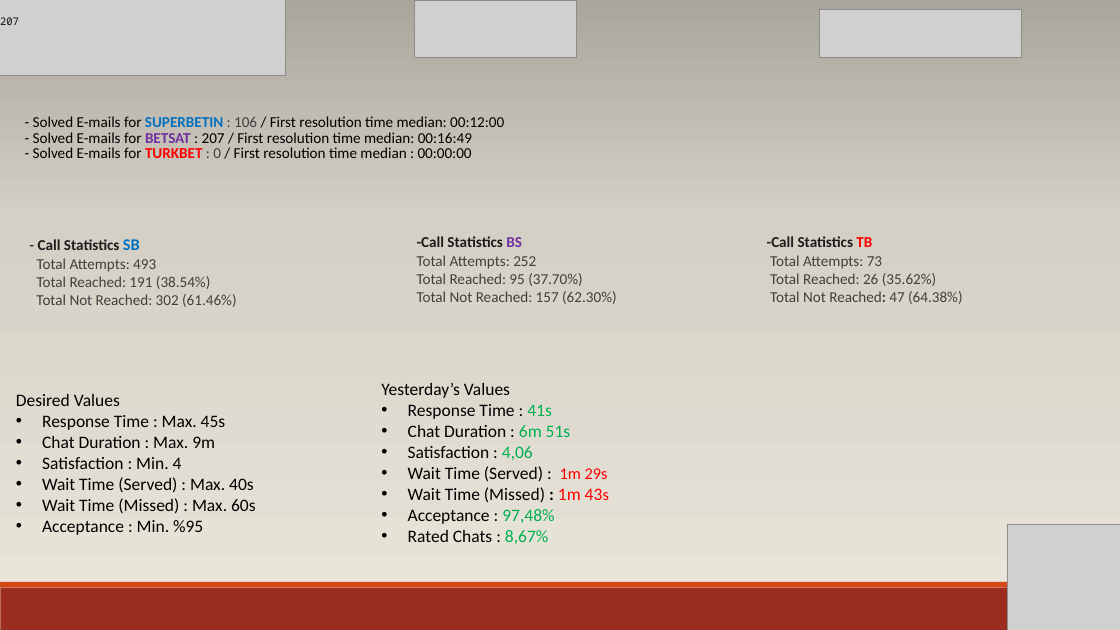
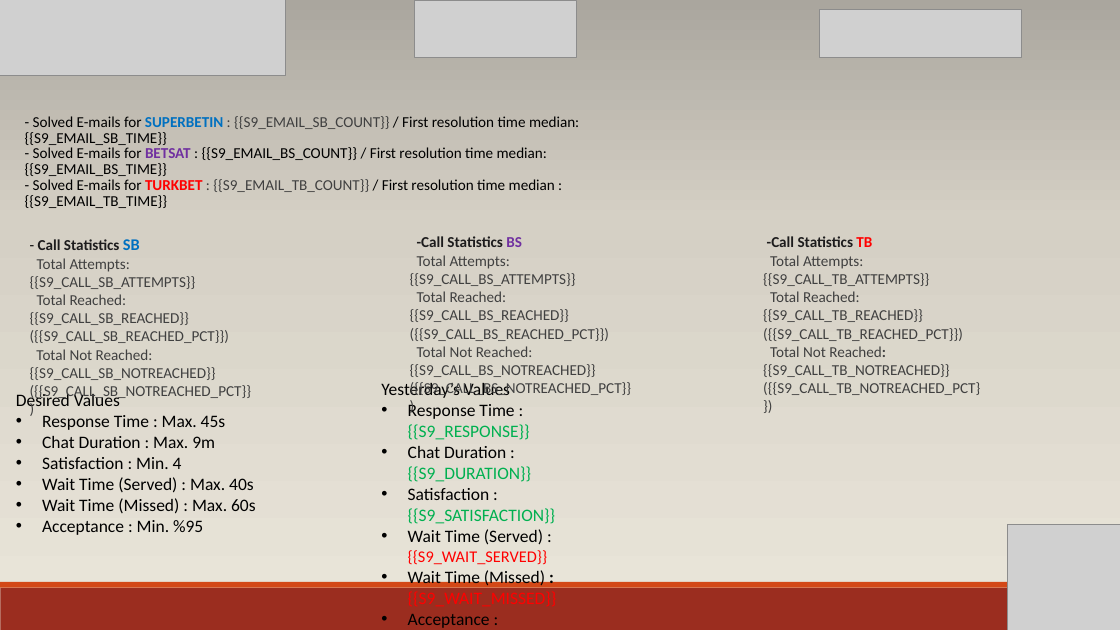
Before and after one commit to erhanbs70/poligon-chat-analyzer, a slide deck: slide 9 of pptx-report/template.pptx. Drawn at 1120x630 pixels with LibreOffice and Linux fonts; fonts in the diff are those of the drawing; grey boxes stand for pictures. Boxes give left, top, right and bottom in pixels: in the first picture for what was removed or moved away, otherwise in the second. Text is boxed around its words. In the diff, an @@ line names an element or a change of style, - is before the commit and + after.

```diff
--- a/pptx-report/template.pptx
+++ b/pptx-report/template.pptx
@@ text removed at [0,17,19,25] @@
-207
@@ text at [25,116,579,208]: text changed @@
-  - Solved E-mails for SUPERBETIN : 106 / First resolution time median: 00:12:00
-  - Solved E-mails for BETSAT : 207 / First resolution time median: 00:16:49
-  - Solved E-mails for TURKBET : 0 / First resolution time median : 00:00:00
+  - Solved E-mails for SUPERBETIN : {{S9_EMAIL_SB_COUNT}} / First resolution time median: {{S9_EMAIL_SB_TIME}}
+  - Solved E-mails for BETSAT : {{S9_EMAIL_BS_COUNT}} / First resolution time median: {{S9_EMAIL_BS_TIME}}
+  - Solved E-mails for TURKBET : {{S9_EMAIL_TB_COUNT}} / First resolution time median : {{S9_EMAIL_TB_TIME}}
@@ text at [30,239,251,401]: text changed @@
-- Call Statistics SB
-Total Attempts: 493
-Total Reached: 191 (38.54%)
-Total Not Reached: 302 (61.46%)
+- Call Statistics SB
+Total Attempts: {{S9_CALL_SB_ATTEMPTS}}
+Total Reached: {{S9_CALL_SB_REACHED}} ({{S9_CALL_SB_REACHED_PCT}})
+Total Not Reached: {{S9_CALL_SB_NOTREACHED}} ({{S9_CALL_SB_NOTREACHED_PCT}})
@@ text at [410,236,631,398]: text changed @@
--Call Statistics BS
-Total Attempts: 252
-Total Reached: 95 (37.70%)
-Total Not Reached: 157 (62.30%)
+-Call Statistics BS
+Total Attempts: {{S9_CALL_BS_ATTEMPTS}}
+Total Reached: {{S9_CALL_BS_REACHED}} ({{S9_CALL_BS_REACHED_PCT}})
+Total Not Reached: {{S9_CALL_BS_NOTREACHED}} ({{S9_CALL_BS_NOTREACHED_PCT}})
@@ text at [763,236,980,395]: text changed @@
--Call Statistics TB
-Total Attempts: 73
-Total Reached: 26 (35.62%)
-Total Not Reached: 47 (64.38%)
+-Call Statistics TB
+Total Attempts: {{S9_CALL_TB_ATTEMPTS}}
+Total Reached: {{S9_CALL_TB_REACHED}} ({{S9_CALL_TB_REACHED_PCT}})
+Total Not Reached: {{S9_CALL_TB_NOTREACHED}} ({{S9_CALL_TB_NOTREACHED_PCT}})
@@ text at [408,402,555,628]: text changed @@
-• Response Time : 41s
-• Chat Duration : 6m 51s
-• Satisfaction : 4,06
-• Wait Time (Served) : 1m 29s
-• Wait Time (Missed) : 1m 43s
-• Acceptance : 97,48%
-• Rated Chats : 8,67%
+• Response Time : {{S9_RESPONSE}}
+• Chat Duration : {{S9_DURATION}}
+• Satisfaction : {{S9_SATISFACTION}}
+• Wait Time (Served) : {{S9_WAIT_SERVED}}
+• Wait Time (Missed) : {{S9_WAIT_MISSED}}
+• Acceptance : {{S9_ACCEPTANCE}}
+• Rated Chats : {{S9_RATED_PCT}}
```
Also in this commit, not shown: 1 other slide changed, 2 other files.
